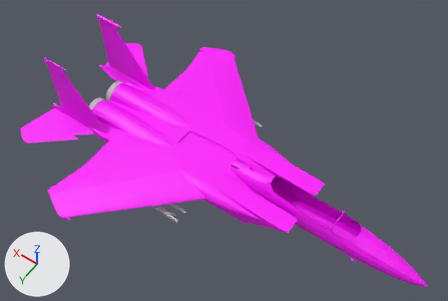
The glTF model public/models/f15c.body.glb, before and after one commit.
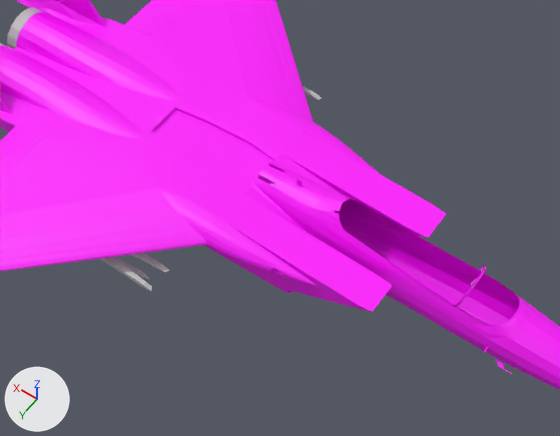
Each version is shown whole from a camera (50 mm lens) standing at (-9.54, 13.75, 23.06) and looking at (0.29, -0.01, 1.44), then close up on the part from 23% to 85% of the width and 26% to 98% of the height. Arrows for +X, +Y and +Z are at lower left; the lights stay in place. The first two pictures are the older version.

Script lines for the objects in view, before the commit:
```python
me_mesh_0 = bpy.data.meshes.new('Mesh_0')
me_mesh_0.from_pydata(...)  # 3900 vertices, 5970 faces; spans x -9.8..9.7, y -6.3..6.3, z -1.2..3.7
me_mesh_0.materials.append(mat_defaultmaterial)
ob_body = bpy.data.objects.new('body', me_mesh_0)
ob_body.location = (0.0, 0.0, 0.0)
```
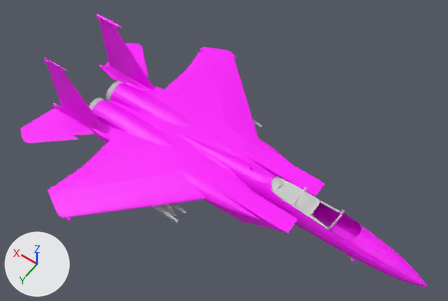
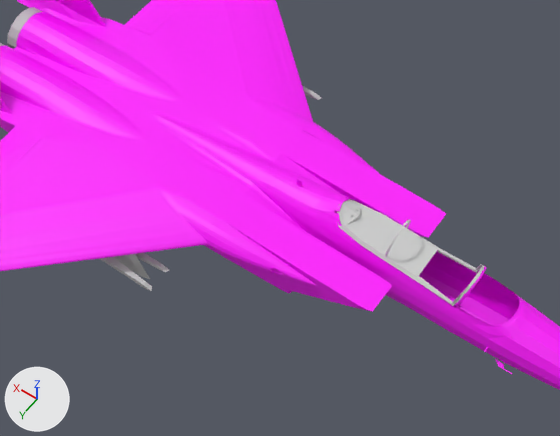
The change in detail:
me_mesh_0 is used by ob_body; location (0.0, 0.0, 0.0).
me_mesh_0 had 3900 vertices, 5970 faces and spanned x -9.8..9.7, y -6.3..6.3, z -1.2..3.7.
me_mesh_0 now has 4782 vertices, 7776 faces and spans x -9.8..9.7, y -6.3..6.3, z -1.2..3.7.
me_mesh_0 part 1: a new loose piece of 284 vertices spanning x -5.6..-2.3, y -0.5..0.6, z 1.0..1.9, in mat_defaultmaterial.
me_mesh_0 part 2: a new loose piece of 27 vertices spanning x -5.6..-5.3, y -0.4..0.5, z 1.0..1.7, in mat_defaultmaterial.
me_mesh_0 part 3: 106 vertices moved within x -5.6..9.5, y -1.7..6.3, z -0.5..1.6; 780 vertices added at x -7.0..9.7, y -4.0..6.3, z -0.8..1.6.
Other edits to the shape of me_mesh_0 do not show in these pictures.

Pixel boxes [x1, y1, x2, y2] of what changed, in the close-ups (560 x 436 px):
part 1 of me_mesh_0, added
    after: [337, 199, 485, 306]
part 2 of me_mesh_0, added
    after: [454, 265, 483, 301]
part 3 of me_mesh_0, built on
    before: [149, 107, 482, 292]
    after: [0, 0, 534, 374]
